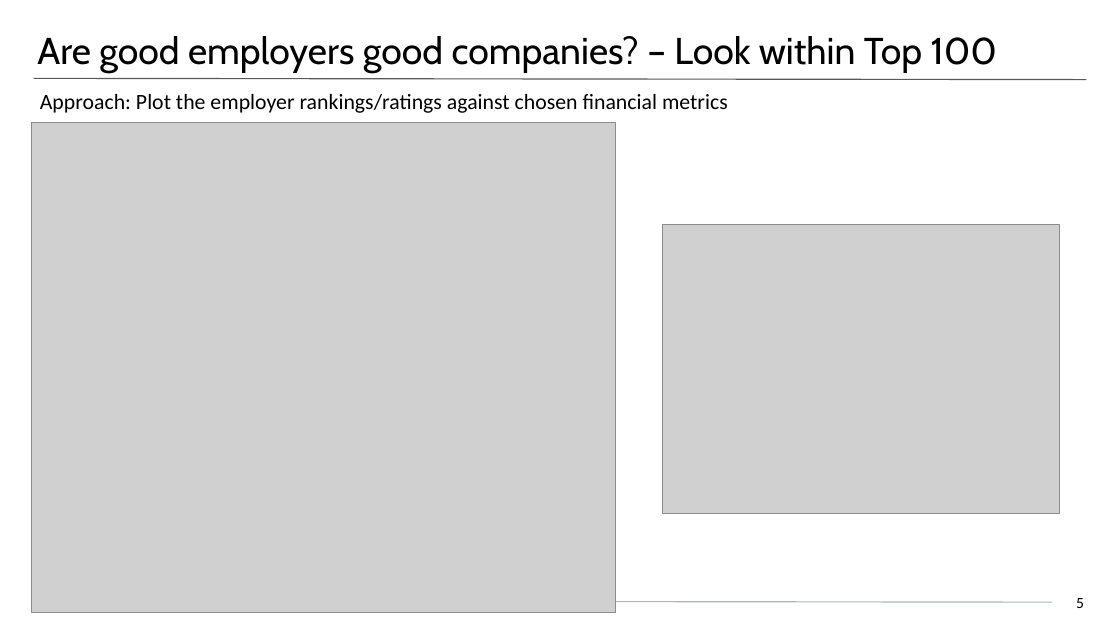
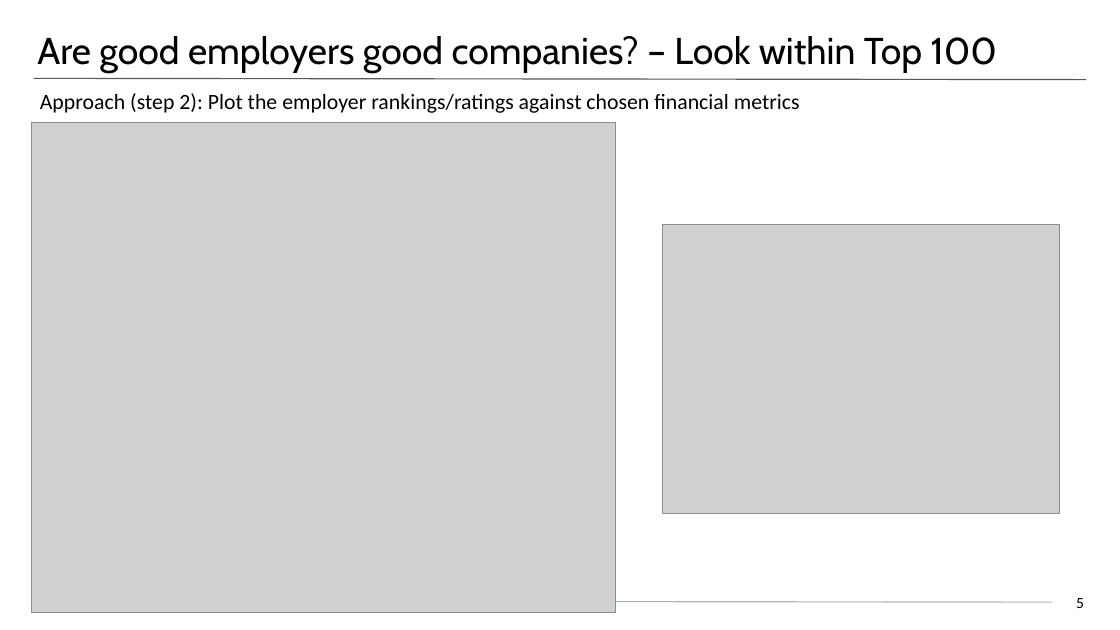
Before and after one commit to timonx11/Project-1-Demonstrasion-Group6, a slide deck: slide 5 of Presentation3.pptx. Drawn at 1120x630 pixels with LibreOffice and Linux fonts; fonts in the diff are those of the drawing; grey boxes stand for pictures. Boxes give left, top, right and bottom in pixels: in the first picture for what was removed or moved away, otherwise in the second. Text is boxed around its words. In the diff, an @@ line names an element or a change of style, - is before the commit and + after.

```diff
--- a/Presentation3.pptx
+++ b/Presentation3.pptx
@@ text at (x1=40, y1=93, x2=800, y2=113): text changed @@
-Approach: Plot the employer rankings/ratings against chosen financial metrics
+Approach (step 2): Plot the employer rankings/ratings against chosen financial metrics
```
Also in this commit, not shown: 1 other slide changed.
